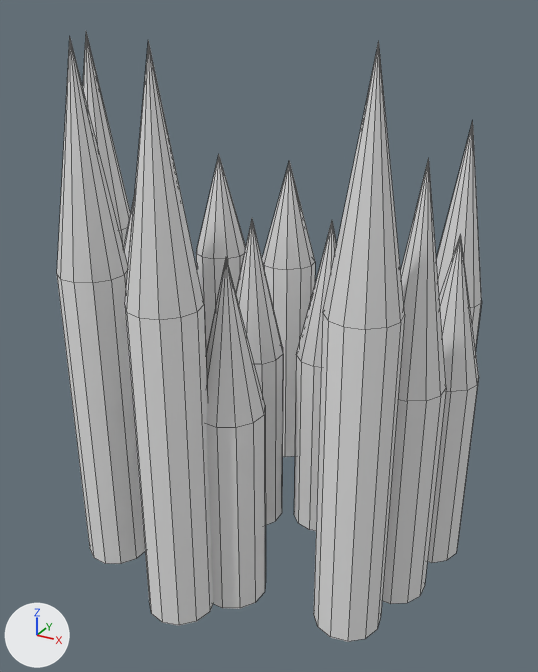
An edit to the OBJ model Infinirunner/Assets/Models/Bad Tiles/Spikes.obj, drawn before and after from the same camera.
One viewpoint serves both versions: a 50 mm camera at (0.715, -1.268, 0.55) aimed at (0.029, -0.021, -0.073). The axes (+X, +Y, +Z) are drawn at lower left. The lights are the same throughout. Mesh edges are drawn as thin lines. Where no turn or scale is listed for an object, it has been applied to the vertices.

The first picture shows 'Spikes'.
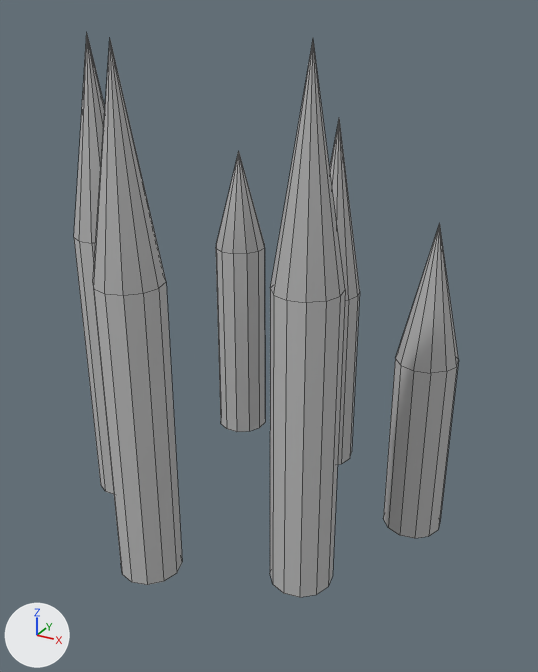
Pixel boxes [x1, y1, x2, y2] of what changed, in the pictures (538 x 672 px; the box of a moved part takes in the faces that stretch with it):
'Spikes', recoloured, reshaped (10% narrower, 8% shorter)
    before: [57, 32, 482, 642]
    after: [74, 33, 458, 597]
part 1 of me_spikes, moved or reshaped
    before: [314, 41, 405, 642]
    after: [270, 41, 345, 597]
part 2 of me_spikes, moved or reshaped
    before: [427, 235, 479, 563]
    after: [383, 223, 458, 538]
part 3 of me_spikes, moved or reshaped
    before: [436, 121, 482, 349]
    after: [330, 119, 360, 465]
part 4 of me_spikes, moved or reshaped
    before: [125, 40, 213, 625]
    after: [93, 40, 182, 585]
part 5 of me_spikes, moved or reshaped
    before: [83, 32, 130, 248]
    after: [74, 33, 114, 494]
part 6 of me_spikes, moved or reshaped
    before: [196, 155, 246, 353]
    after: [216, 151, 265, 432]
part 7 of me_spikes, deleted
    before: [57, 39, 446, 609]

Diff of the bpy script that builds the scene:
```diff
--- a/Infinirunner/Assets/Models/Bad Tiles/Spikes.obj.py
+++ b/Infinirunner/Assets/Models/Bad Tiles/Spikes.obj.py
@@ mat_spikepit_initialshadinggroup @@
 mat_spikepit_initialshadinggroup = principled_material('Spikepit_initialShadingGroup')
-mat_spikepit_initialshadinggroup.base_color = (0.8, 0.8, 0.8)  # white #e7e7e7
+mat_spikepit_initialshadinggroup.base_color = (0.5, 0.5, 0.5)  # grey #bcbcbc
 mat_spikepit_initialshadinggroup.roughness = 1.0
@@ me_spikes @@
 # used by ob_spikes; location = (0.0, 0.0, 0.0)
-me_spikes.from_pydata(...)  # 350 vertices, 336 faces; spans x -0.452..0.452, y -0.424..0.424, z -0.511..0.511
+me_spikes.from_pydata(...)  # 150 vertices, 144 faces; spans x -0.395..0.395, y -0.365..0.365, z -0.511..0.511
+# me_spikes part 1: the loose piece of 25 vertices spanning x 0.255..0.382, y -0.304..-0.173, z -0.511..0.511 is moved by (-0.127, 0.058, 0.0)
+# me_spikes part 2: the loose piece of 25 vertices spanning x 0.325..0.452, y -0.023..0.107, z -0.511..0.179 is moved by (-0.057, 0.058, 0.0)
+# me_spikes part 3: the loose piece of 25 vertices spanning x 0.245..0.373, y 0.293..0.424, z -0.511..0.337 is moved by (-0.264, -0.094, 0.0)
+# me_spikes part 4: the loose piece of 25 vertices spanning x -0.043..0.084, y -0.424..-0.293, z -0.511..0.511 is moved by (-0.118, 0.058, 0.0)
+# me_spikes part 5: the loose piece of 25 vertices spanning x -0.452..-0.328, y -0.087..0.04, z -0.511..0.511 is moved by (0.057, -0.063, 0.0)
+# me_spikes part 6: the loose piece of 25 vertices spanning x -0.314..-0.19, y 0.18..0.307, z -0.511..0.237 is moved by (0.02, 0.058, 0.0)
+# me_spikes part 7: 8 loose pieces with 200 vertices, spanning x -0.257..0.424, y -0.348..0.315, z -0.511..0.511, are deleted
 me_spikes.materials.append(mat_spikepit_initialshadinggroup)
```
